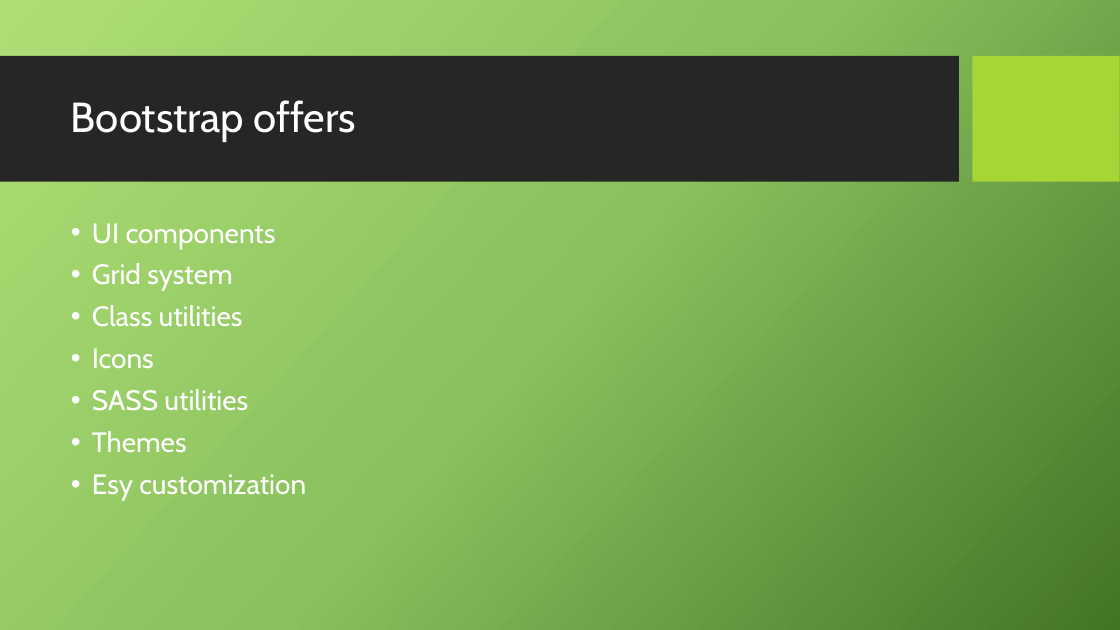
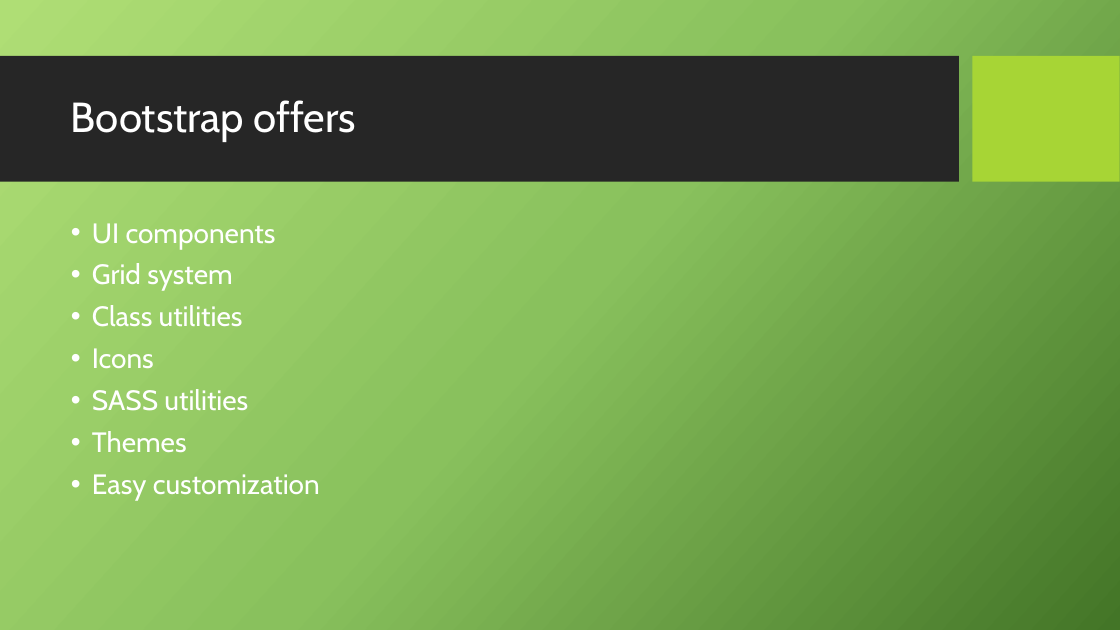
Before and after one commit to Mishurin/frontend-examples, a slide deck: slide 2 of bootstrap/Bootstrap.pptx. Drawn at 1120x630 pixels with LibreOffice and Linux fonts; fonts in the diff are those of the drawing; background and template pictures are left out. Boxes give left, top, right and bottom in pixels: in the first picture for what was removed or moved away, otherwise in the second. Text is boxed around its words. In the diff, an @@ line names an element or a change of style, - is before the commit and + after.

```diff
--- a/bootstrap/Bootstrap.pptx
+++ b/bootstrap/Bootstrap.pptx
@@ text at [92,474,320,500]: text changed @@
-• Esy customization
+• Easy customization
```
Also in this commit, not shown: 2 other slides changed, 2 slides added, 12 other files.
